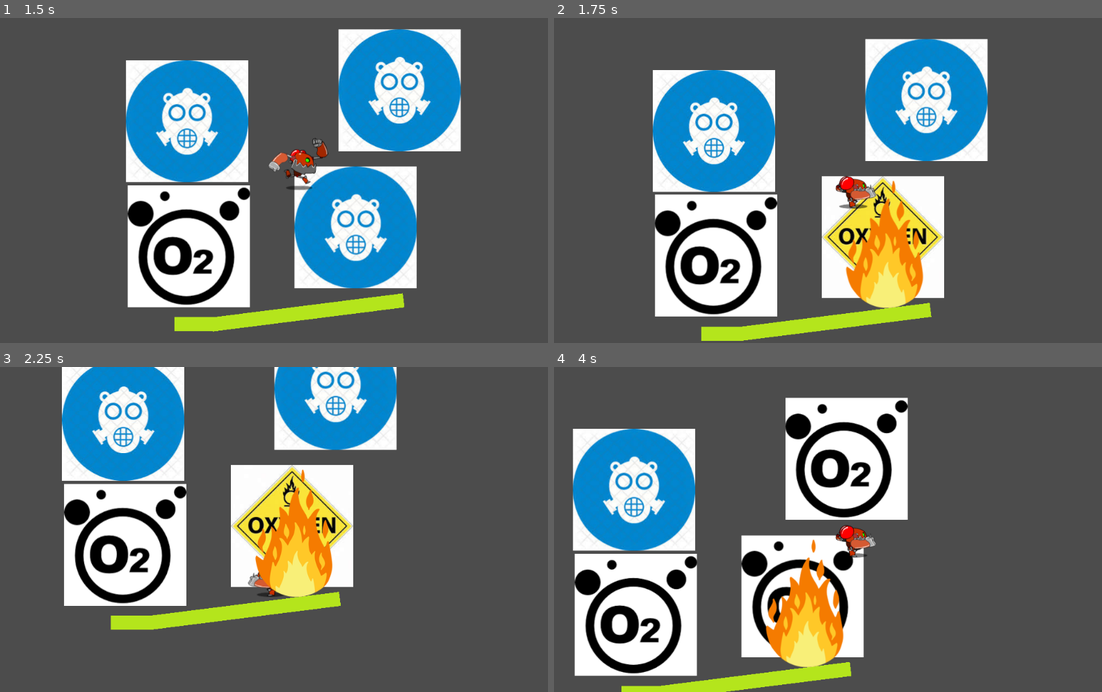
Above: before the commit, frames 1-4 (two rows, left to right).
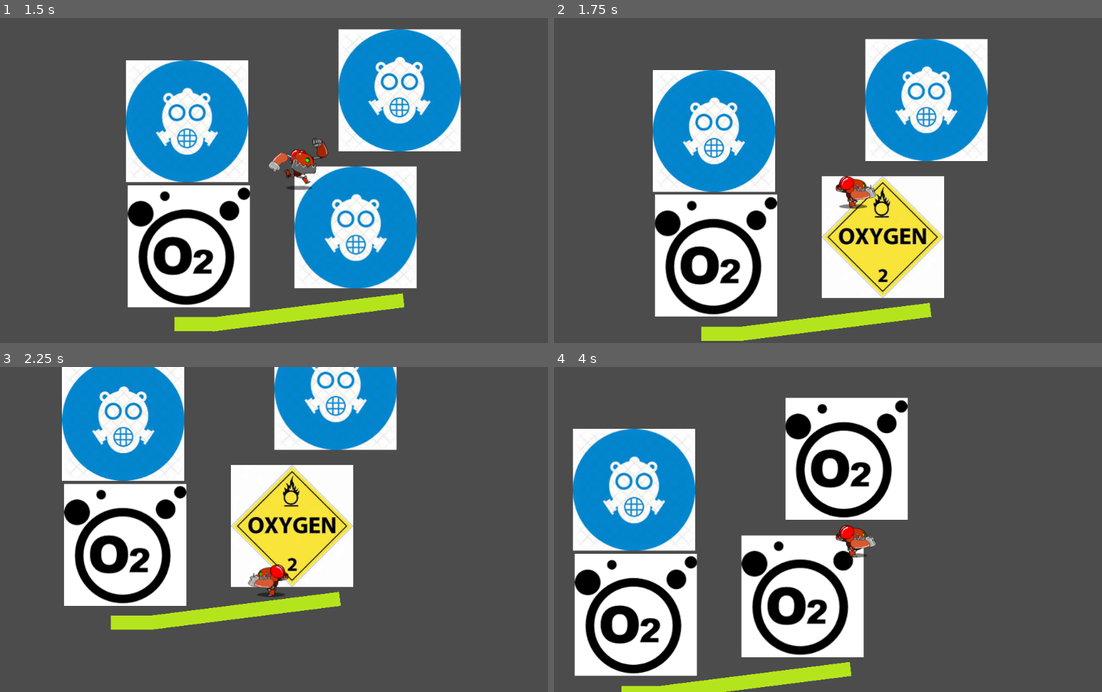
Above: after the commit, the same moments.

Repository: ceco-fmedia/flyfly
Game: Godot game, scene res://MainScene.tscn
Two runs of this game, one before a commit and one after it. Both use one fixed random seed, a clock stepped at 60 frames per second and the inputs below.
Inputs:
- Up to frame 1 (1.5 s): hold Right (ui_right) from 0.53 s (still down); tap Up (ui_up) at 0.77 s
- Up to frame 2 (1.75 s): keep holding Right (ui_right); tap Up (ui_up) at 1.52 s
- Up to frame 3 (2.25 s): release Right (ui_right) at 2.03 s; hold Left (ui_left) from 2.03 s (still down)
- Up to frame 4 (4 s): release Left (ui_left) at 2.78 s; hold Right (ui_right) from 2.78 s (still down); tap Up (ui_up) at 3.02, 3.77 s

Frame 1 is identical in both runs. In frame 2, 3.0% of the frame differs, in the area x 53-68%, y 50-90%; in frame 3, 2.9%; in frame 4, 3.1%, in the area x 38-53%, y 52-93%.

Commit message:
fire is not a thing anymore

Diff:
--- a/MainScene.gd
+++ b/MainScene.gd
@@ -1,5 +1,4 @@
 extends Node2D
-var Fire = preload("res://fire.tscn")
 const UTILITY_LIST = ['oxygen_scrubber', 'engine', 'lights', 'gravity_generator']
 var oxygen_scrubber_state = {'level':null, 'health':null}
 var engine_state = {'level':null, 'health':null}
@@ -18,7 +17,7 @@
 
 
 
-func _process(delta):
+func _process(_delta):
 	pass
 
 func _infront_oxygen_scrubber():
@@ -40,8 +39,6 @@
 func _infront_engine():
 	can_use_scrubber = true
 	get_node("engine").change_level(2)
-	print("current_pos: "+str(get_node("engine").position))
-	_spawn_fire_at_position(Vector2(400,400))
 
 func _out_of_engine():
 	can_use_scrubber = false
@@ -55,7 +52,6 @@
 	can_use_lights = false
 	get_node("lights").change_level(1)
 
-
 func _subscribe_to_usage_signals():
 	for utility in UTILITY_LIST:
 		get_node(utility).connect("can_use", self, "_infront_"+utility)
@@ -66,11 +62,3 @@
 	engine_state = {'level':1, 'health':100}
 	lights_state = {'level':1, 'health':100}
 	gravity_generator_state = {'level':1, 'health':100}
-
-func _spawn_fire_at_position(pos):
-	print("spawn fire at "+str(pos))
-	var fire = Fire.instance()
-	fire.set_pos(pos)
-	fire.spawn()
-	fire_list.append(fire)
-	add_child(fire)
--- a/fire.gd
+++ /dev/null
@@ -1,24 +0,0 @@
-extends Node2D
-
-var current_level = 1
-
-signal in_fire
-signal out_of_fire
-
-func _ready():
-	pass
-
-func spawn():
-	print('spawn')
-	self.visible = true
-
-
-func set_pos(pos):
-	self.position = pos
-
-func _on_Area2D_body_entered(body):
-	emit_signal("in_fire")
-
-
-func _on_Area2D_body_exited(body):
-	emit_signal("out_of_fire")
--- a/fire.tscn
+++ /dev/null
@@ -1,30 +0,0 @@
-[gd_scene load_steps=5 format=2]
-
-[ext_resource path="res://assets/temp/fire.png" type="Texture" id=1]
-[ext_resource path="res://fire.gd" type="Script" id=4]
-
-[sub_resource type="SpriteFrames" id=1]
-animations = [ {
-"frames": [ ExtResource( 1 ) ],
-"loop": true,
-"name": "fire",
-"speed": 20.0
-} ]
-
-[sub_resource type="CapsuleShape2D" id=2]
-radius = 43.0
-height = 94.0
-
-[node name="fire" type="Node2D"]
-script = ExtResource( 4 )
-
-[node name="Anim" type="AnimatedSprite" parent="."]
-frames = SubResource( 1 )
-animation = "fire"
-
-[node name="Area2D" type="Area2D" parent="."]
-
-[node name="CollisionShape2D" type="CollisionShape2D" parent="Area2D"]
-shape = SubResource( 2 )
-[connection signal="body_entered" from="Area2D" to="." method="_on_Area2D_body_entered"]
-[connection signal="body_exited" from="Area2D" to="." method="_on_Area2D_body_exited"]
--- a/oxygen_scrubber.gd
+++ b/oxygen_scrubber.gd
@@ -12,8 +12,8 @@
 	current_level = level
 	$Anim.play("level_"+str(level))
 
-func _on_Area2D_body_exited(body):
+func _on_Area2D_body_exited(_body):
 	emit_signal("cannot_use")
 
-func _on_Area2D_body_entered(body):
+func _on_Area2D_body_entered(_body):
 	emit_signal("can_use")
Not shown, added: Assets/Background/MainConcept.jpg.import
